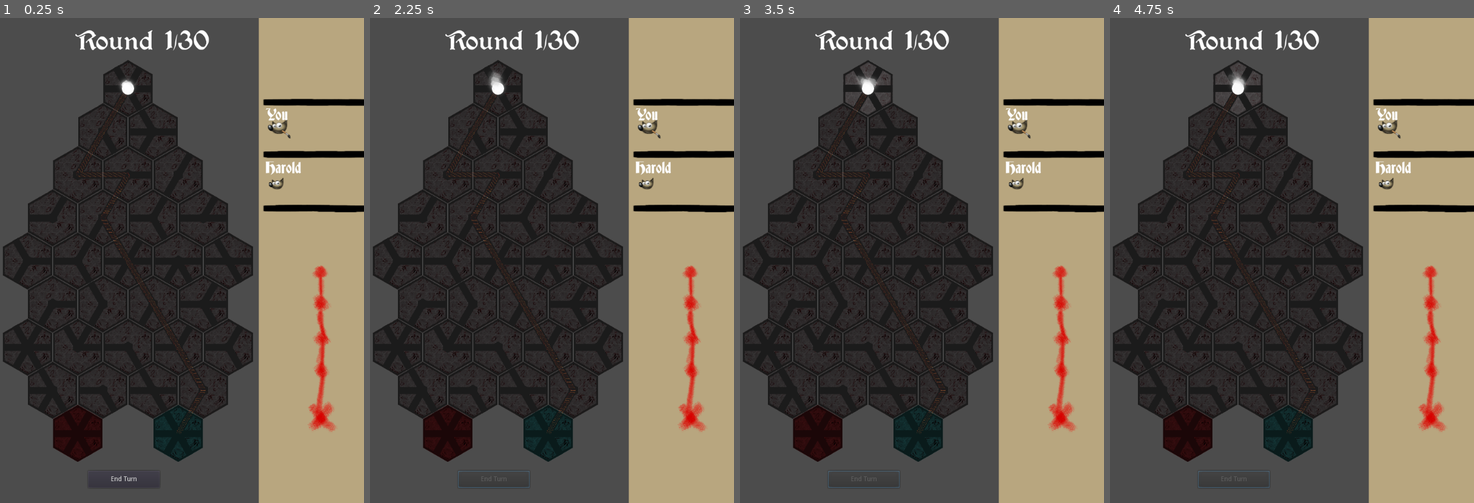
Above: before the commit, frames 1-4 (left to right).
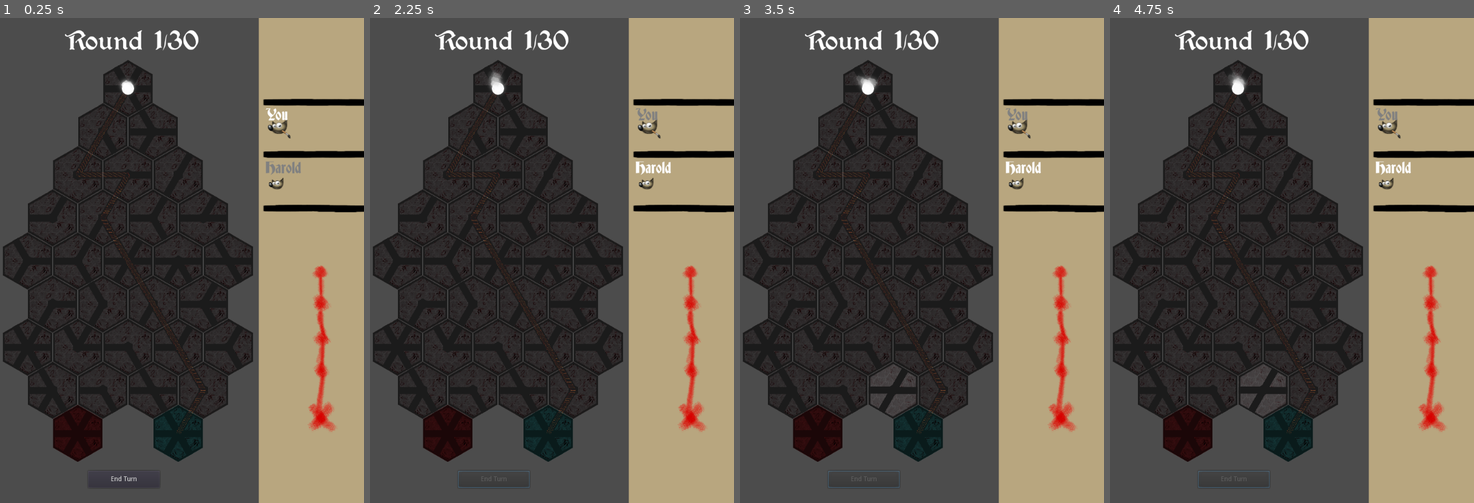
Above: after the commit, the same moments.

Repository: ollie-d/soul_weaver_LD53
Game: Godot game, scene res://Scenes/Levels/BaseLevel.tscn
Two runs of this game, one before a commit and one after it. Both use one fixed random seed, a clock stepped at 60 frames per second and the inputs below.
Inputs (mouse positions are in pixels of both pictures, inside the frame that each line leads up to):
- Up to frame 1 (0.25 s): no input
- Up to frame 2 (2.25 s): click (461, 129) at 0.52 s; click (486, 129) at 1.27 s; click "End Turn" at 2 s
- Up to frame 3 (3.5 s): tap Enter at 2.75 s
- Up to frame 4 (4.75 s): no input

The runs differ from the first frame. In frame 1, 1.0% of the frame differs, in the area x 17-83%, y 2-33%; in frame 2, 1.0%; in frame 3, 1.7%; in frame 4, 1.7%, in the area x 17-79%, y 2-83%.

Commit message:
Turns update correctly
Turns were not updating correctly on the UI, but that is now fixed.

Diff:
--- a/Godot/Scenes/Levels/BaseLevel.tscn
+++ b/Godot/Scenes/Levels/BaseLevel.tscn
@@ -315,9 +315,9 @@
 [node name="Label" type="Label" parent="."]
 anchor_left = 0.5
 anchor_right = 0.5
-margin_left = 159.0
+margin_left = 137.0
 margin_top = 10.0
-margin_right = 383.0
+margin_right = 361.0
 margin_bottom = 82.0
 custom_fonts/font = SubResource( 1 )
 text = "Round 0"
--- a/Godot/Scenes/Levels/Level01.gd
+++ b/Godot/Scenes/Levels/Level01.gd
@@ -16,6 +16,12 @@
 
 	globals.current_round = 0
 	globals.turn = "Player"
+	$Board/Button.disabled = false
+	$PlayerName.modulate = Color(1, 1, 1)
+	$PlayerRotations.modulate = Color(1, 1, 1)
+	$EnemyName.modulate = Color(0.5, 0.5, 0.5)
+	$EnemyRotations.modulate = Color(0.5, 0.5, 0.5)
+
 	next_round()
 	$Timer.start()
 
@@ -33,7 +39,7 @@
 			var hexes = []
 			for child in $Board.get_children():
 				var id = child.get_name()
-				if ("_" in id) or ("Start" in id):
+				if ("_" in id) and (not "_Win" in id):
 					hexes.append(child)
 			var hex = hexes[rng.randi_range(0, len(hexes))]
 			var direction = "left"
@@ -52,6 +58,10 @@
 				pass # do nothing
 			$Timer.start()
 
+			globals.enemy_rotations_remaining -= 1
+			var text = "Rotations left\n{curr}/{max}"
+			$EnemyRotations.text =  text.format({"curr":globals.enemy_rotations_remaining, "max": globals.max_enemy_rotations})
+
 		$TurnTimer.wait_time = 1.5
 		$TurnTimer.start()
 		yield($TurnTimer, "timeout")
@@ -59,20 +69,34 @@
 
 
 func next_round():
+	var text = "Rotations left\n{curr}/{max}"
+	$EnemyRotations.text =  text.format({"curr":globals.enemy_rotations_remaining, "max": globals.max_enemy_rotations})
+	$PlayerRotations.text =  text.format({"curr":globals.player_rotations_remaining, "max": globals.max_player_rotations})
 	globals.current_round += 1
-	var text = "Round {round}/{max}"
+	text = "Round {round}/{max}"
 	$Label.text = text.format({"round":globals.current_round, "max":globals.max_rounds})
 	globals.turn = "Player"
+
 
 func finish_turn():
 	# Check what player can do based on turn
 	if globals.turn == "Player":
 		globals.turn = "Enemy"
 		$Board/Button.disabled = true
+		$PlayerName.modulate = Color(0.5, 0.5, 0.5)
+		$PlayerRotations.modulate = Color(0.5, 0.5, 0.5)
+		$EnemyName.modulate = Color(1, 1, 1)
+		$EnemyRotations.modulate = Color(1, 1, 1)
+		globals.player_rotations_remaining = globals.max_player_rotations
 		enemy_turn()
 	elif globals.turn == "Enemy":
 		globals.turn = "Player"
 		$Board/Button.disabled = false
+		$PlayerName.modulate = Color(1, 1, 1)
+		$PlayerRotations.modulate = Color(1, 1, 1)
+		$EnemyName.modulate = Color(0.5, 0.5, 0.5)
+		$EnemyRotations.modulate = Color(0.5, 0.5, 0.5)
+		globals.enemy_rotations_remaining = globals.max_enemy_rotations
 		next_round()
 		emit_signal("next_round")
 	$Timer.start()
@@ -88,6 +112,8 @@
 		$PlayerRotations.text =  text.format({"curr":globals.player_rotations_remaining, "max": globals.max_player_rotations})
 	elif globals.turn == "Enemy":
 		globals.enemy_rotations_remaining += value
+		var text = "Rotations left\n{curr}/{max}"
+		$PlayerRotations.text =  text.format({"curr":globals.enemy_rotations_remaining, "max": globals.max_enemy_rotations})
 
 	# After rotation, execute path finding after a brief delay
 	$Timer.start()
